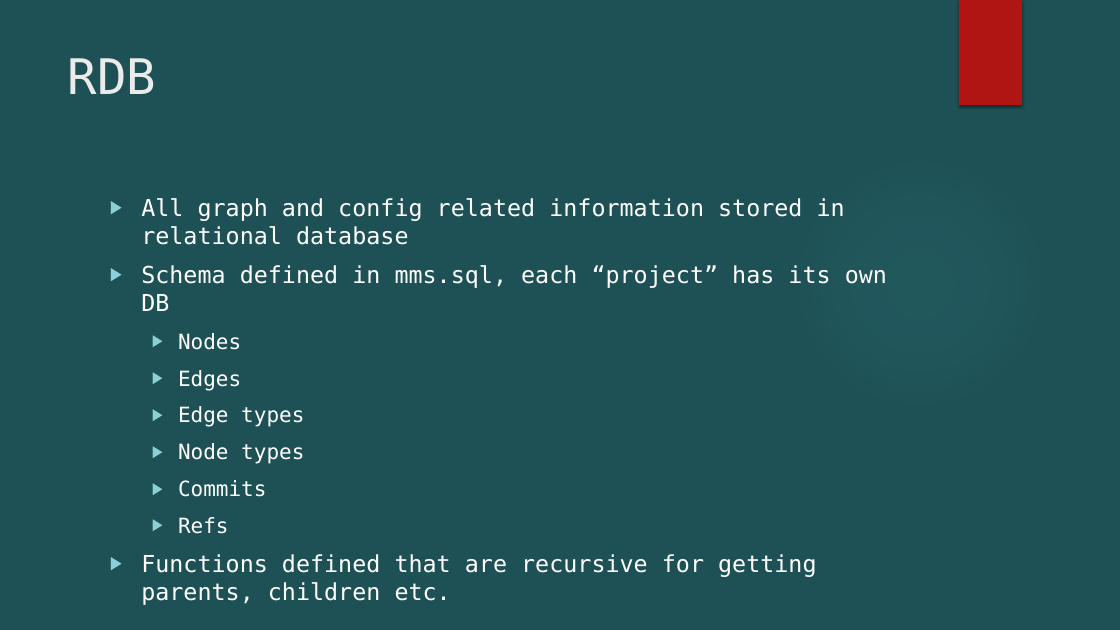
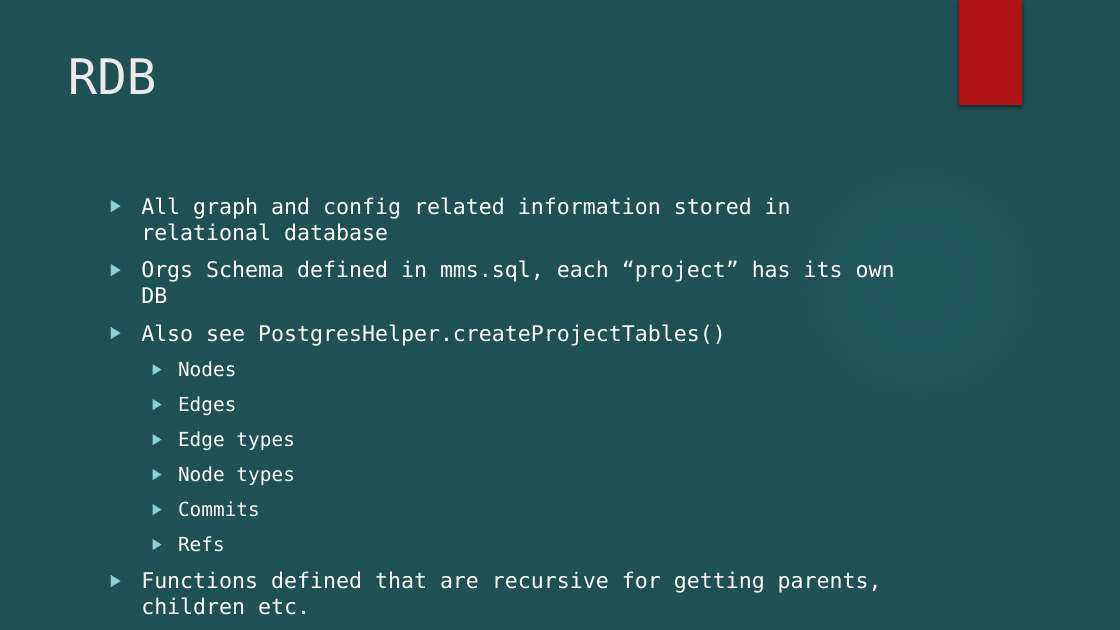
Before and after one commit to Open-MBEE/mms-alfresco, a slide deck: slide 3 of mms-ent/docs/MMS using ES + PG.pptx. Drawn at 1120x630 pixels with LibreOffice and Linux fonts; fonts in the diff are those of the drawing; background and template pictures are left out. Boxes give left, top, right and bottom in pixels: in the first picture for what was removed or moved away, otherwise in the second. Text is boxed around its words. In the diff, an @@ line names an element or a change of style, - is before the commit and + after.

Commit message:
reference project sql code

```diff
--- a/mms-ent/docs/MMS using ES + PG.pptx
+++ b/mms-ent/docs/MMS using ES + PG.pptx
@@ text at box(141, 197, 882, 615): size 20 to 18.5 pt in "All graph and config related information stored ...", "Functions defined that are recursive for getting ..."; size 18 to 16.6 pt in "Nodes", "Edges", "Edge types", "Node types" and 2 more places @@
@@ text at box(141, 260, 895, 346): text changed; size 20 to 18.5 pt @@
-▶ Schema defined in mms.sql, each “project” has its own DB
+▶ Orgs Schema defined in mms.sql, each “project” has its own DB
+▶ Also see PostgresHelper.createProjectTables()
```
Also in this commit, not shown: 1 other slide changed.
